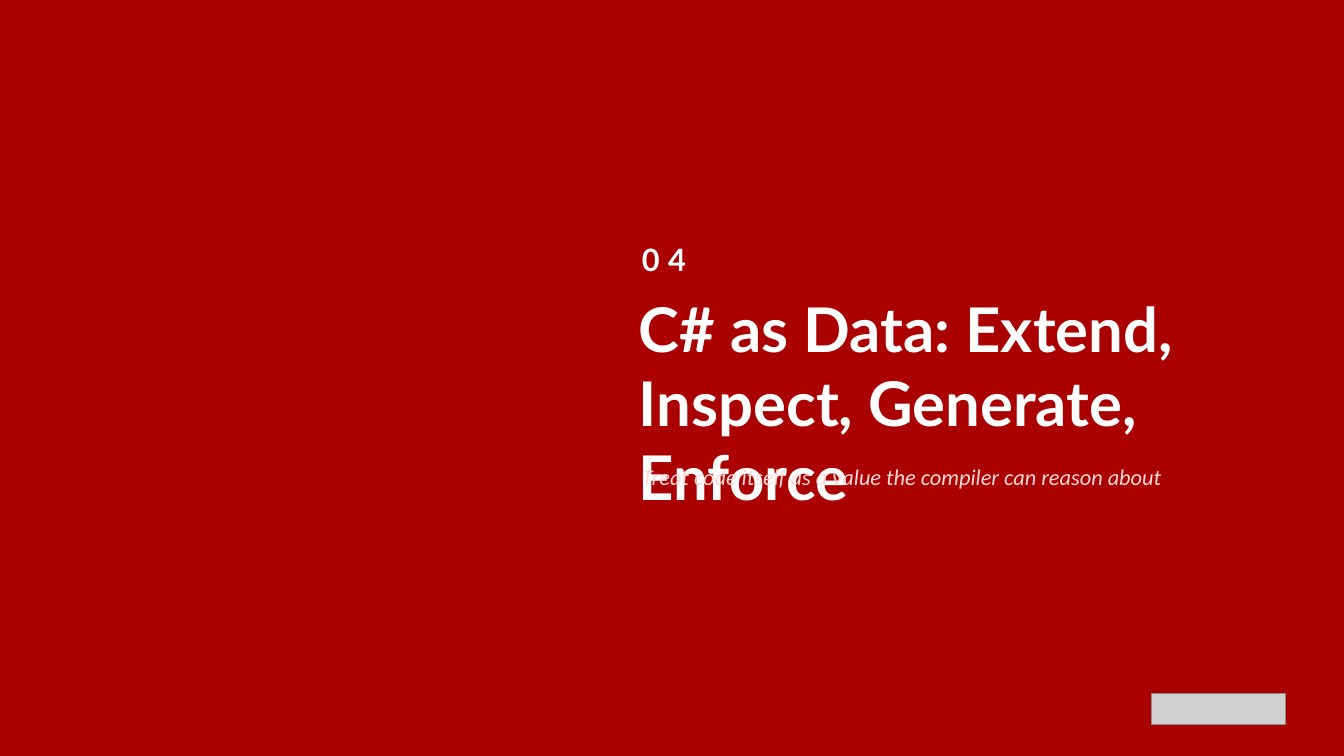
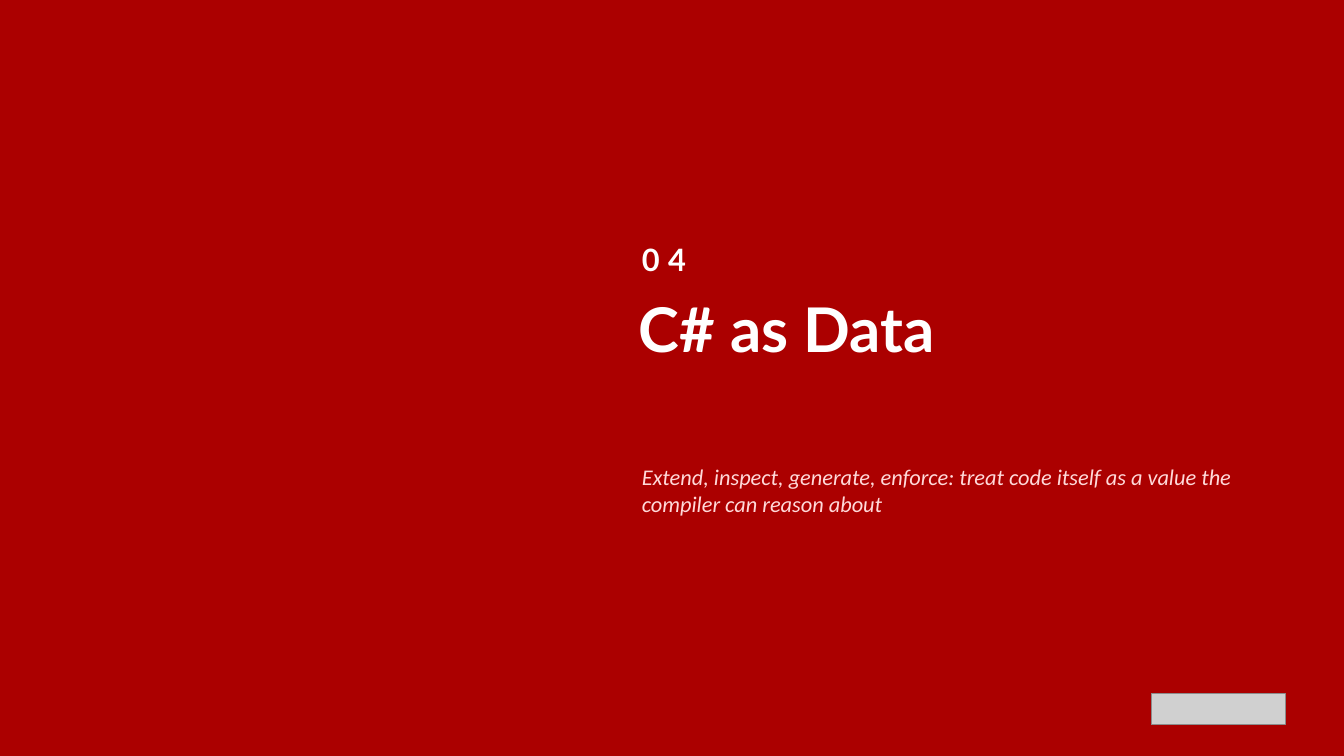
Before and after one commit to patterncatalyst/csharp-design-patterns, a slide deck: slide 19 of presentation/csharp-design-patterns-201-idiomatic-csharp.pptx. Drawn at 1344x756 pixels with LibreOffice and Linux fonts; fonts in the diff are those of the drawing; grey boxes stand for pictures; background and template pictures are left out. Boxes give left, top, right and bottom in pixels: in the first picture for what was removed or moved away, otherwise in the second. Text is boxed around its words. In the diff, an @@ line names an element or a change of style, - is before the commit and + after.

```diff
--- a/presentation/csharp-design-patterns-201-idiomatic-csharp.pptx
+++ b/presentation/csharp-design-patterns-201-idiomatic-csharp.pptx
@@ text at bbox=[639, 307, 935, 353]: text changed @@
-C# as Data: Extend, Inspect, Generate, Enforce
+C# as Data
@@ text at bbox=[642, 469, 1231, 516]: text changed @@
-Treat code itself as a value the compiler can reason about
+Extend, inspect, generate, enforce: treat code itself as a value the compiler can reason about
```
Also in this commit, not shown: 9 other slides changed, 1 other file.
